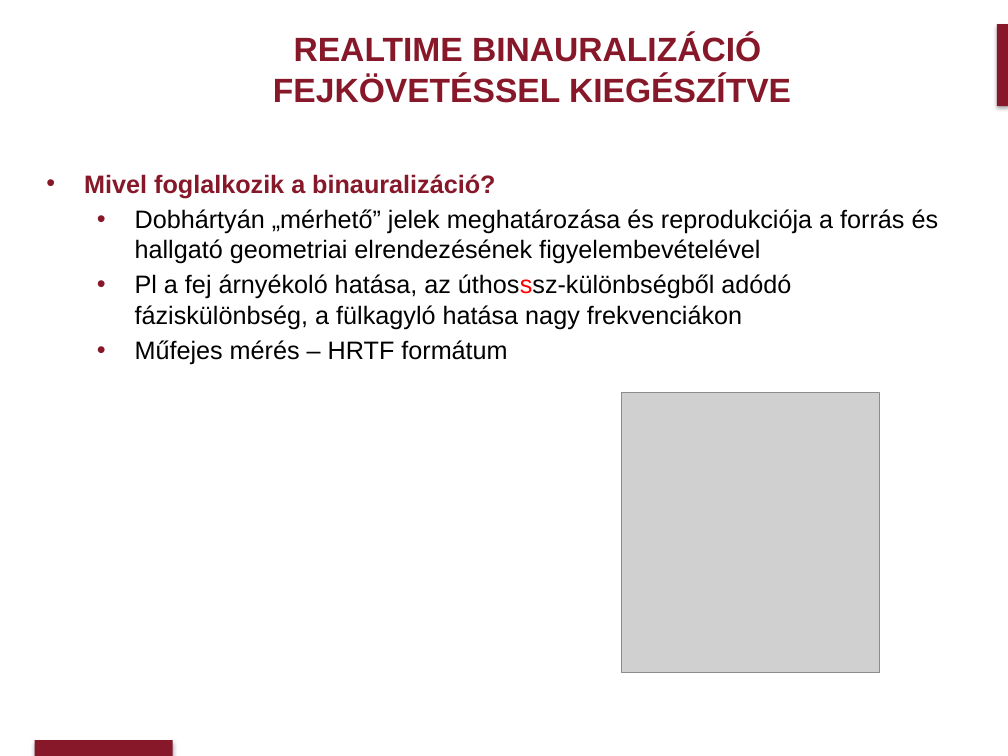
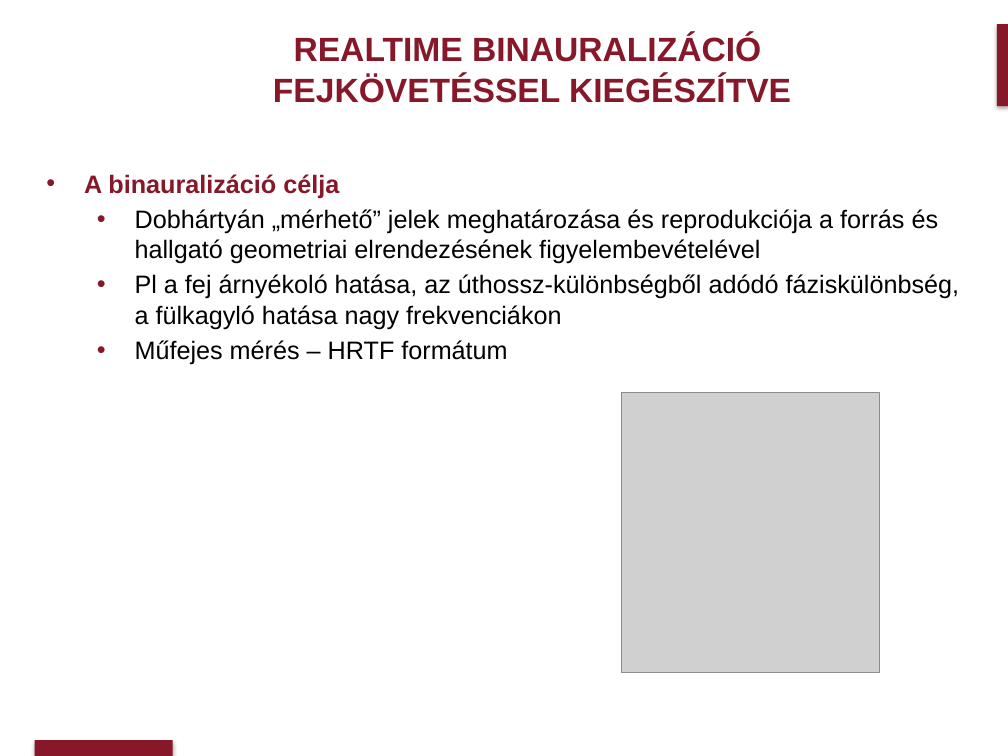
Before and after one commit to gfirtha/CSM_room_simulator, a slide deck: slide 3 of Önlab_2_prezentáció_Csepreghy_Márton.pptx. Drawn at 1008x756 pixels with LibreOffice and Linux fonts; fonts in the diff are those of the drawing; grey boxes stand for pictures; background and template pictures are left out. Boxes give left, top, right and bottom in pixels: in the first picture for what was removed or moved away, otherwise in the second. Text is boxed around its words. In the diff, an @@ line names an element or a change of style, - is before the commit and + after.

```diff
--- a/Önlab_2_prezentáció_Csepreghy_Márton.pptx
+++ b/Önlab_2_prezentáció_Csepreghy_Márton.pptx
@@ text at [84, 174, 339, 198]: text changed @@
-• Mivel foglalkozik a binauralizáció?
+• A binauralizáció célja
@@ text at [135, 274, 960, 329]: text changed @@
-  • Pl a fej árnyékoló hatása, az úthosssz-különbségből adódó fáziskülönbség, a fülkagyló hatása nagy frekvenciákon
+  • Pl a fej árnyékoló hatása, az úthossz-különbségből adódó fáziskülönbség, a fülkagyló hatása nagy frekvenciákon
```
Also in this commit, not shown: 1 other slide changed, 1 slide added.
